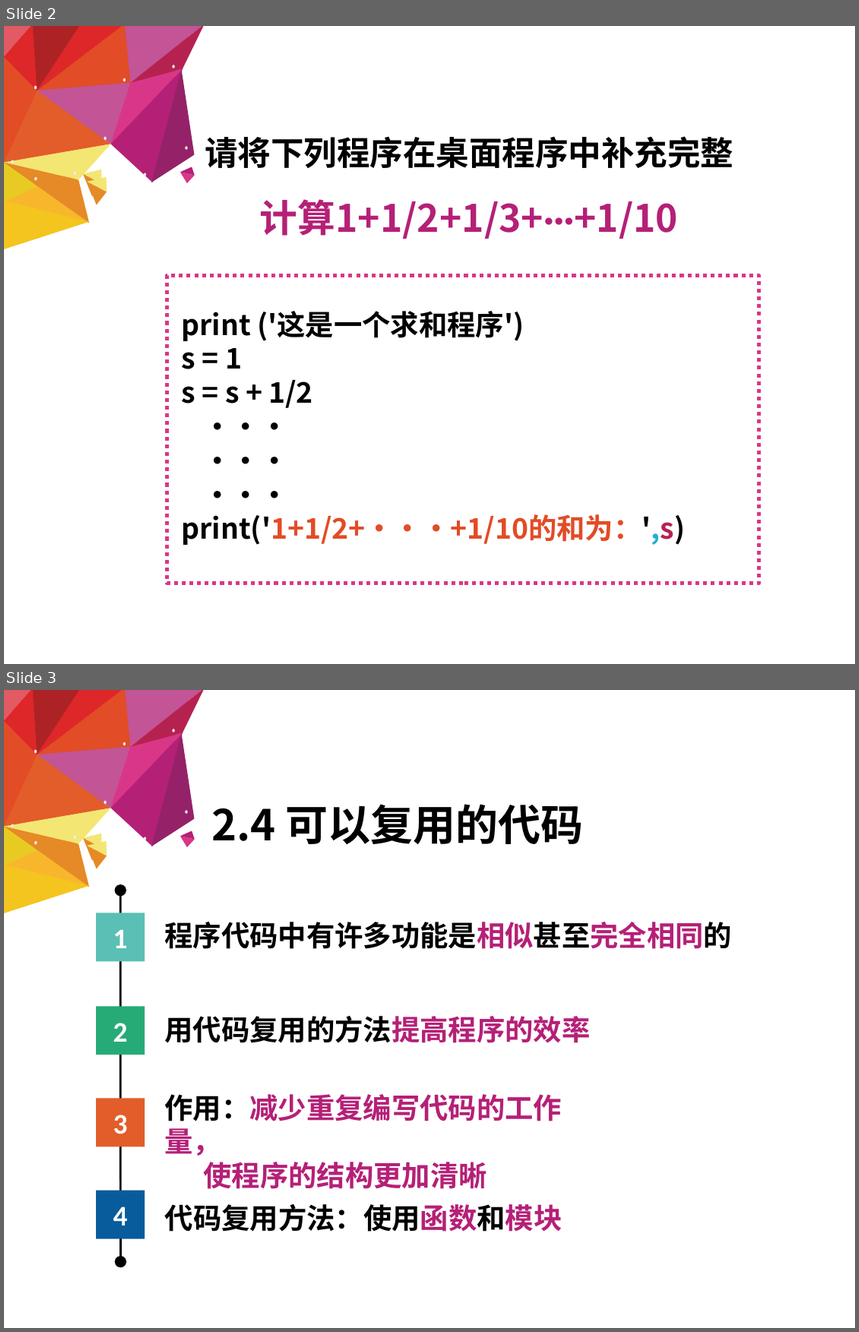
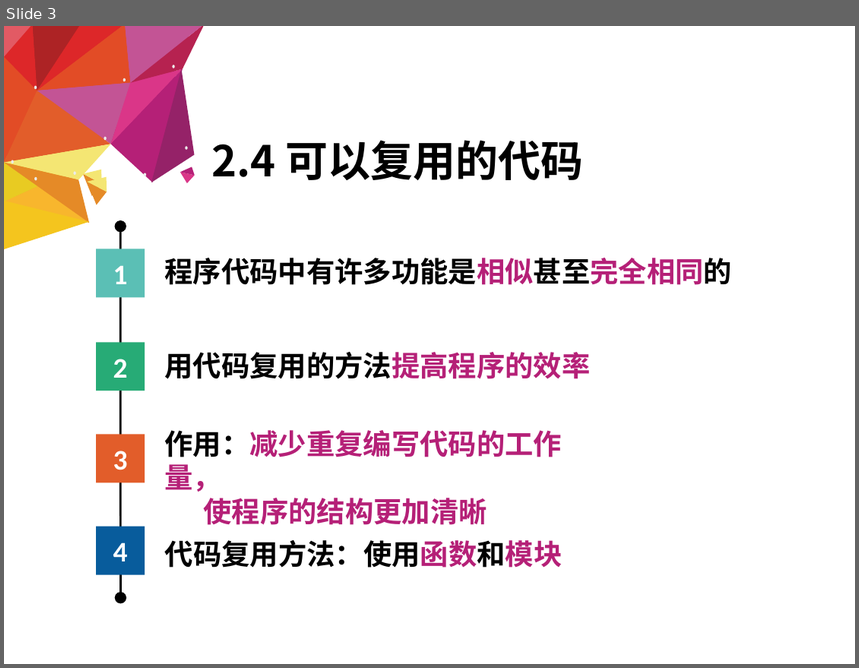
Before and after one commit to hongm32/2020design, a slide deck: 【第07课】2.4可以复用的代码/【第07课】2.4可以复用的代码.ppt. Shown one above the other, each under a label of ours: slides 2 and 3 before the commit, slide 3 after it. The pictures are 859x1332 and 859x668 pixels, drawn with LibreOffice and Linux fonts; fonts in the diff are those of the drawing. Boxes give left, top, right and bottom in pixels: in the first picture for what was removed or moved away, otherwise in the second. Text is boxed around its words. In the diff, an @@ line names an element or a change of style, - is before the commit and + after.

```diff
--- a/【第07课】2.4可以复用的代码/【第07课】2.4可以复用的代码.ppt
+++ b/【第07课】2.4可以复用的代码/【第07课】2.4可以复用的代码.ppt
@@ slide 2 removed at (4,26,855,664), background #FFFFFF @@
@@ text removed at (205,136,734,239) @@
-请将下列程序在桌面程序中补充完整
-计算1+1/2+1/3+···+1/10
@@ group removed at (4,26,205,249): 42 freeform shapes, 9 ellipses @@
@@ rectangle removed at (167,275,759,584) @@
-print ('这是一个求和程序')
-s = 1
-s = s + 1/2
-···
-···
-···
-print('1+1/2+···+1/10的和为：',s)
```
Also in this commit, not shown: 6 slides changed, 1 slide added, 3 other files.
